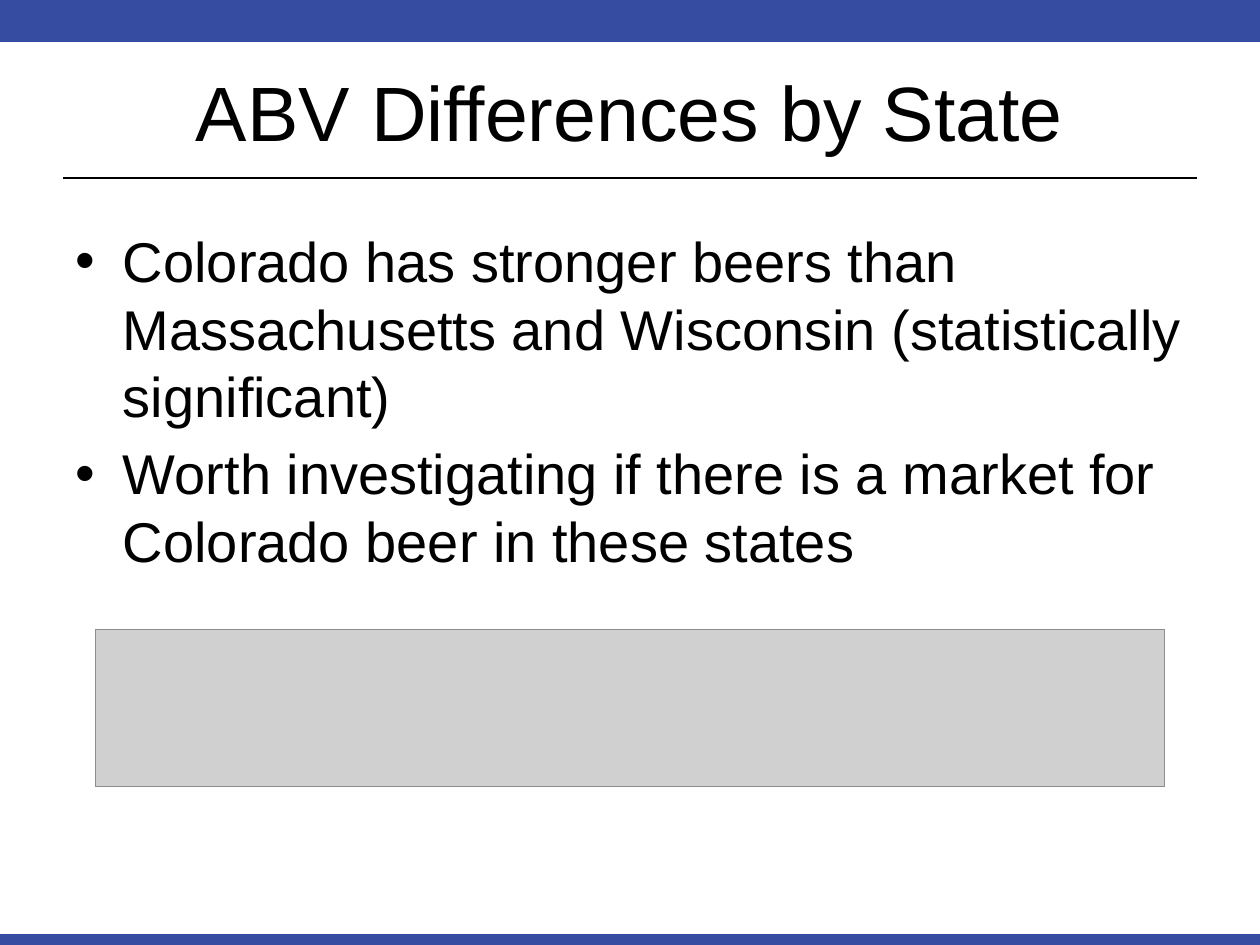
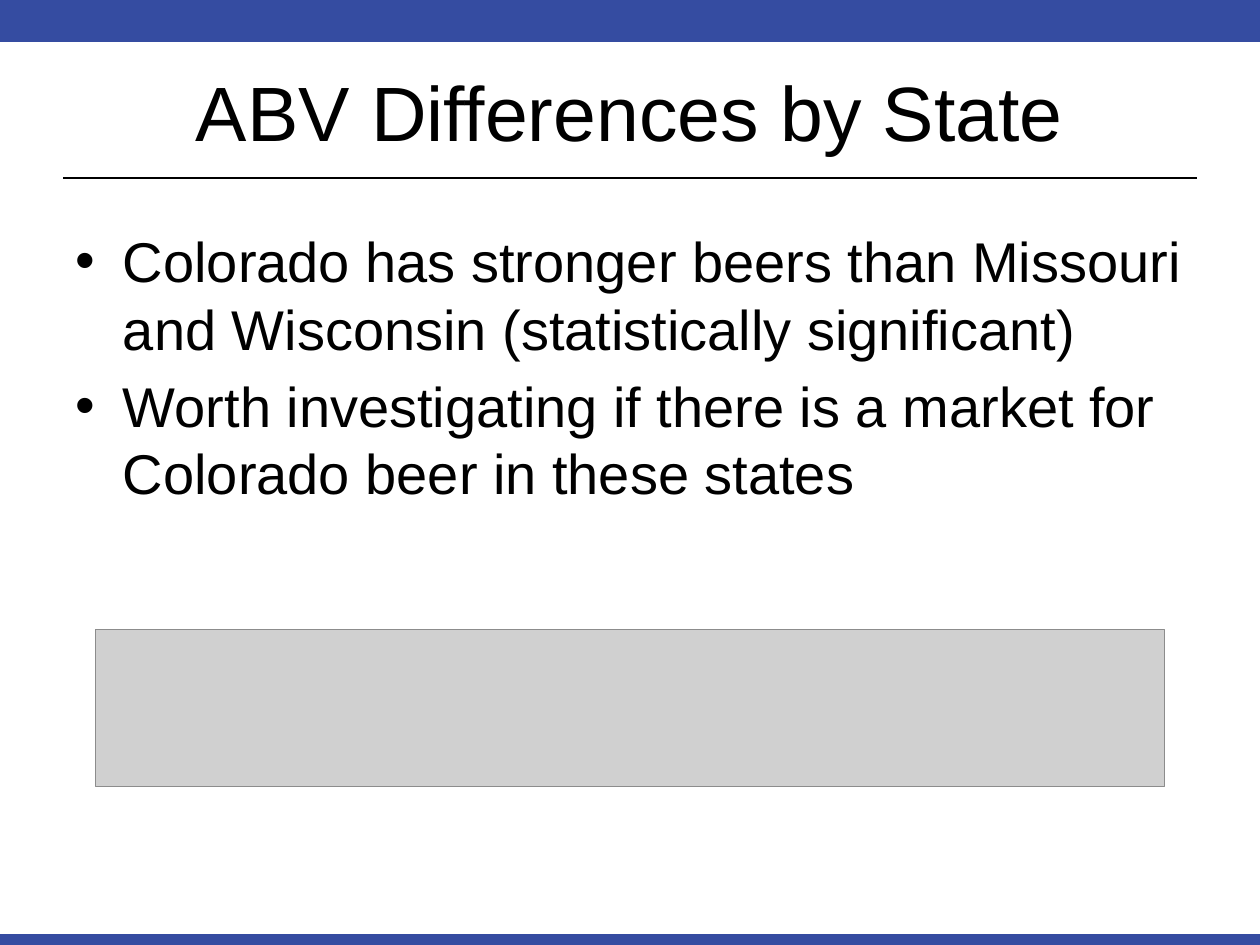
Before and after one commit to jules-stacy/DS6306_Case_Study_01, a slide deck: slide 20 of Case Study 1.pptx (slide 21 before the commit). Drawn at 1260x945 pixels with LibreOffice and Linux fonts; fonts in the diff are those of the drawing; grey boxes stand for pictures. Boxes give left, top, right and bottom in pixels: in the first picture for what was removed or moved away, otherwise in the second. Text is boxed around its words. In the diff, an @@ line names an element or a change of style, - is before the commit and + after.

```diff
--- a/Case Study 1.pptx
+++ b/Case Study 1.pptx
@@ text at (123,241,1180,360): text changed @@
-• Colorado has stronger beers than Massachusetts and Wisconsin (statistically significant)
+• Colorado has stronger beers than Missouri and Wisconsin (statistically significant)
```
Also in this commit, not shown: 6 other slides changed, 2 slides added, 1 slide removed, 8 other files.
